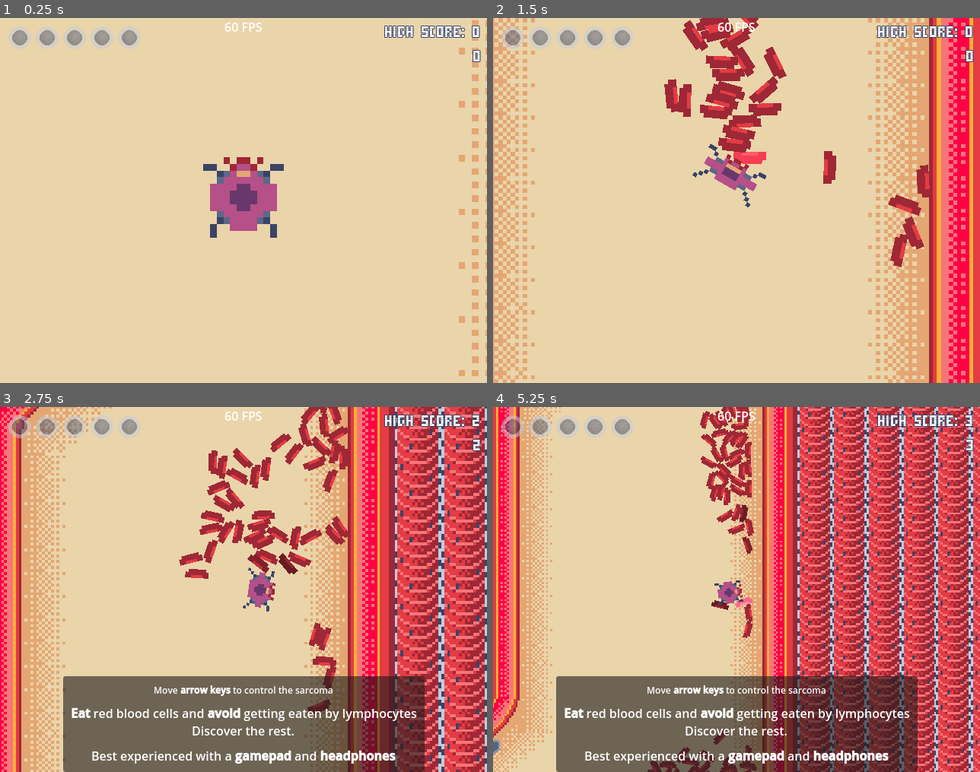
Above: before the commit, frames 1-4 (two rows, left to right).
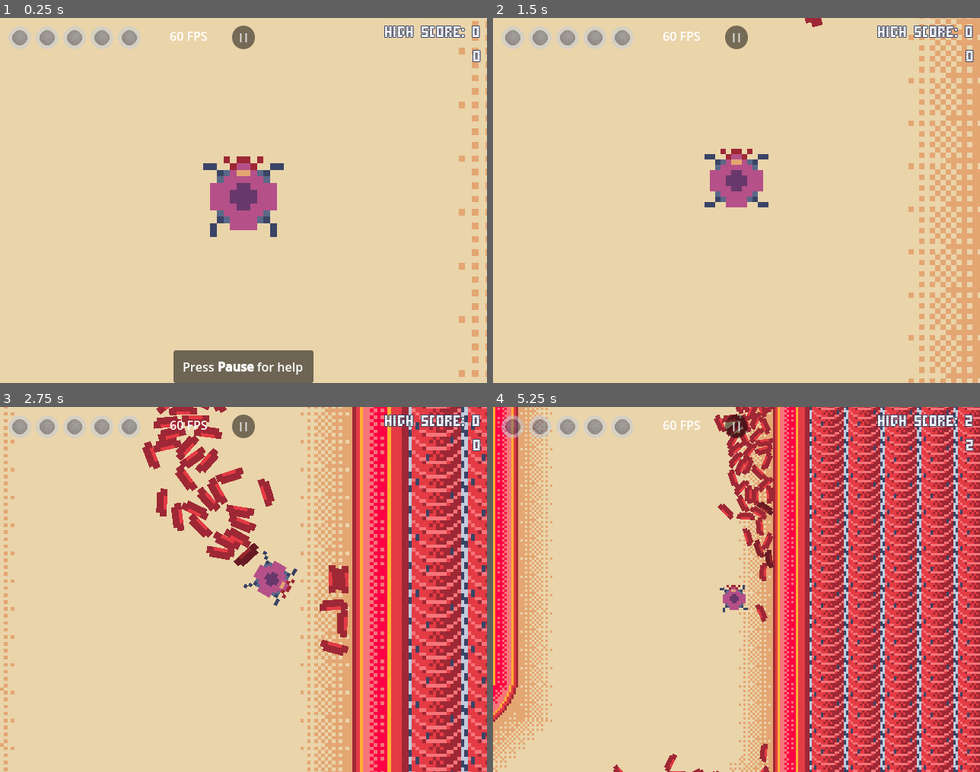
Above: after the commit, the same moments.

Repository: BertrandBordage/Bloody-Sarcoma
Game: Godot game, scene res://level_0.tscn
Two runs of this game, one before a commit and one after it. Both use one fixed random seed, a clock stepped at 60 frames per second and the inputs below. Sound files missing from this copy of the repository are replaced by a short silence.
Inputs (mouse positions are in pixels of both pictures, inside the frame that each line leads up to):
- Up to frame 1 (0.25 s): no input
- Up to frame 2 (1.5 s): click (736, 36) at 0.5 s, where only the run after the commit has a clickable "I I"; click (736, 178) at 1.25 s, where only the run after the commit has a clickable "Resume"
- Up to frame 3 (2.75 s): tap Enter at 2 s; move the mouse to (350, 571) at 2.02 s; hold Right (right) from 2.03 s (still down); tap Space (metastasize) at 2.1 s; click (350, 571) at 2.17 s
- Up to frame 4 (5.25 s): release Right (right) at 2.75 s; drag from (736, 691) to (770, 593) at 2.77 s; move the mouse to (785, 509) at 3.52 s; hold Right (right) 3.53-4.25 s; tap Space (metastasize) at 3.6, 5.1 s; click (785, 509) at 3.67 s; drag from (712, 662) to (736, 589) at 4.27 s; move the mouse to (882, 644) at 5.02 s; hold Left (left) from 5.03 s (still down); click (882, 644) at 5.17 s

The runs differ from the first frame. In frame 1, 3.3% of the frame differs, in the area x 35-100%, y 0-100%; in frame 2, 25%; in frame 3, 60%; in frame 4, 60%, in the area x 0-100%, y 0-100%.

Commit message:
Improves the UI and adds a touch pause button.

Diff:
--- a/Controls.gd
+++ /dev/null
@@ -1,15 +0,0 @@
-extends RichTextLabel
-
-func update_text():
-    var controller = "your mouse"
-    if PlayerData.use_gamepad:
-        controller = "your left joystick"
-    elif PlayerData.use_keyboard:
-        controller = "arrow keys"
-    elif PlayerData.use_touch:
-        controller = "your finger"
-    text = "[center][font_size=12]Move [b]%s[/b] to control the sarcoma[/font_size][/center]" % controller
-
-
-func _ready():
-    PlayerData.input_changed.connect(update_text)
--- a/Help.gd
+++ /dev/null
@@ -1,8 +0,0 @@
-extends CanvasLayer
-
-
-func _ready():
-    var tween: Tween = create_tween()
-    tween.tween_property(self, "offset:y", 0, 0.5).set_delay(2.0)
-    tween.tween_property(self, "offset:y", 200, 0.5).set_delay(10.0)
-    tween.tween_callback(queue_free)
--- /dev/null
+++ b/HelpNotification.gd
@@ -0,0 +1,7 @@
+extends CanvasLayer
+
+
+func _ready():
+    var tween: Tween = create_tween()
+    tween.tween_property(self, "offset:y", 50, 0.5).set_delay(7.0)
+    tween.tween_callback(queue_free)
--- a/autoload/SpawnedFlow.gd
+++ b/autoload/SpawnedFlow.gd
@@ -235,7 +235,7 @@
         body.apply_force(Heartbeat.blood_pressure * get_flow_direction(body))
 
 
-func _process(_delta):
+func _physics_process(_delta):
     visible_flow_paths = flow_paths.filter(
         func (flow_path: FlowPath): return flow_path.is_visible()
     )
--- a/autoload/Utils.gd
+++ b/autoload/Utils.gd
@@ -17,3 +17,14 @@
         + (1.0 - smoothing) * strength
         * Vector2.RIGHT.rotated(body.rotation).dot(direction)
     )
+
+
+func get_key_name(action_name: String, event_index_in_action: int = 0) -> String:
+    var event: InputEvent = InputMap.action_get_events(action_name)[event_index_in_action]
+    if not (event is InputEventKey):
+        return ""
+    return OS.get_keycode_string(
+        DisplayServer.keyboard_get_label_from_physical(
+            event.physical_keycode
+        )
+    )
--- a/playable_cell_cluster.gd
+++ b/playable_cell_cluster.gd
@@ -3,6 +3,7 @@
 const ACCELERATION = 2.0
 @export var pause_overlay_scene: PackedScene
 @export var game_over_scene: PackedScene
+var pause_overlay: CanvasLayer
 
 
 func _ready():
@@ -14,9 +15,19 @@
     PlayerData.initial_zoom_tween()
 
 
+func trigger_pause():
+    if pause_overlay:
+        pause_overlay.queue_free()
+    else:
+        if %HelpNotification:
+            %HelpNotification.queue_free()
+        pause_overlay = pause_overlay_scene.instantiate()
+        add_child(pause_overlay)
+
+
 func _input(event):
     if event is InputEventKey and event.is_action_pressed("pause"):
-        add_child(pause_overlay_scene.instantiate())
+        trigger_pause()
 
 
 func _process(_delta):
@@ -39,8 +50,6 @@
     SpawnedFlow.spawn_exclusion_global_position = %SpawnExclusionShape.global_position
     SpawnedFlow.spawn_exclusion_polygon = %SpawnExclusionShape.global_transform * %SpawnExclusionShape.polygon
 
-
-func _physics_process(_delta):
     var direction: Vector2
     # TODO: Improve touch controls.
     if PlayerData.use_mouse or PlayerData.use_touch:
--- a/playable_cell_cluster.tscn
+++ b/playable_cell_cluster.tscn
@@ -1,17 +1,12 @@
-[gd_scene load_steps=16 format=3 uid="uid://11qi1e3xb58u"]
+[gd_scene load_steps=11 format=3 uid="uid://11qi1e3xb58u"]
 
 [ext_resource type="Script" path="res://playable_cell_cluster.gd" id="1_0yc8o"]
 [ext_resource type="PackedScene" uid="uid://0irp083fvy7v" path="res://cancer_cell_cluster.tscn" id="2_h8kyo"]
-[ext_resource type="Script" path="res://ThreatLevel.gd" id="3_1fjrt"]
 [ext_resource type="Script" path="res://ThreatLevelCooldown.gd" id="3_21bpp"]
-[ext_resource type="Texture2D" uid="uid://bk0nq1hsqnn5r" path="res://sprites/lymphocyte.png" id="3_obfec"]
 [ext_resource type="AudioStream" uid="uid://b4flvaln2as1g" path="res://sounds/background_noise.wav" id="3_owkcr"]
-[ext_resource type="Script" path="res://Help.gd" id="3_pwehu"]
-[ext_resource type="PackedScene" uid="uid://dawsk28a6rcs6" path="res://utils/fps.tscn" id="4_5xils"]
-[ext_resource type="Script" path="res://Score.gd" id="7_4hjp6"]
-[ext_resource type="FontFile" uid="uid://hnxgeipnqeuo" path="res://fonts/Micro5-Regular.ttf" id="7_rckg4"]
+[ext_resource type="Script" path="res://HelpNotification.gd" id="3_pwehu"]
+[ext_resource type="PackedScene" uid="uid://0ufhn1vj785r" path="res://ui/overlay.tscn" id="7_wvqnc"]
 [ext_resource type="Script" path="res://MetastasizeButton.gd" id="10_sccpc"]
-[ext_resource type="Script" path="res://Controls.gd" id="12_ek127"]
 [ext_resource type="PackedScene" uid="uid://cr2jltd2x05do" path="res://ui/pause_overlay.tscn" id="13_yk1py"]
 [ext_resource type="PackedScene" uid="uid://bdje3lr1njbve" path="res://ui/game_over.tscn" id="14_jw6rb"]
 
@@ -61,75 +56,11 @@
 one_shot = true
 script = ExtResource("3_21bpp")
 
-[node name="Overlay" type="CanvasLayer" parent="."]
+[node name="SaveTimer" type="Timer" parent="."]
+wait_time = 60.0
+autostart = true
 
-[node name="MarginContainer" type="MarginContainer" parent="Overlay"]
-offset_right = 40.0
-offset_bottom = 40.0
-theme_override_constants/margin_left = 10
-theme_override_constants/margin_top = 10
-
-[node name="ThreatLevel" type="HBoxContainer" parent="Overlay/MarginContainer"]
-layout_mode = 2
-script = ExtResource("3_1fjrt")
-
-[node name="TextureRect" type="TextureRect" parent="Overlay/MarginContainer/ThreatLevel"]
-modulate = Color(1, 1, 1, 0.498039)
-layout_mode = 2
-texture = ExtResource("3_obfec")
-stretch_mode = 5
-
-[node name="TextureRect2" type="TextureRect" parent="Overlay/MarginContainer/ThreatLevel"]
-modulate = Color(1, 1, 1, 0.498039)
-layout_mode = 2
-texture = ExtResource("3_obfec")
-stretch_mode = 5
-
-[node name="TextureRect3" type="TextureRect" parent="Overlay/MarginContainer/ThreatLevel"]
-modulate = Color(1, 1, 1, 0.498039)
-layout_mode = 2
-texture = ExtResource("3_obfec")
-stretch_mode = 5
-
-[node name="TextureRect4" type="TextureRect" parent="Overlay/MarginContainer/ThreatLevel"]
-modulate = Color(1, 1, 1, 0.498039)
-layout_mode = 2
-texture = ExtResource("3_obfec")
-stretch_mode = 5
-
-[node name="TextureRect5" type="TextureRect" parent="Overlay/MarginContainer/ThreatLevel"]
-modulate = Color(1, 1, 1, 0.498039)
-layout_mode = 2
-texture = ExtResource("3_obfec")
-stretch_mode = 5
-
-[node name="Score" type="Label" parent="Overlay"]
-offset_left = 376.0
-offset_top = 2.0
-offset_right = 633.0
-offset_bottom = 67.0
-theme_override_colors/font_outline_color = Color(0.227451, 0.266667, 0.4, 1)
-theme_override_constants/outline_size = 4
-theme_override_constants/line_spacing = 0
-theme_override_fonts/font = ExtResource("7_rckg4")
-theme_override_font_sizes/font_size = 31
-text = "HIGH SCORE: 1234567
-1234567"
-horizontal_alignment = 2
-script = ExtResource("7_4hjp6")
-
-[node name="FPS" parent="Overlay" instance=ExtResource("4_5xils")]
-process_mode = 3
-anchors_preset = 5
-anchor_left = 0.5
-anchor_right = 0.5
-offset_left = -32.0
-offset_top = 0.0
-offset_right = 32.0
-offset_bottom = 24.0
-grow_horizontal = 2
-text = "?? FPS"
-horizontal_alignment = 1
+[node name="Overlay" parent="." instance=ExtResource("7_wvqnc")]
 
 [node name="MetastasizeUI" type="CanvasLayer" parent="."]
 unique_name_in_owner = true
@@ -167,59 +98,36 @@
 text = "- 1 cell + 100 points"
 horizontal_alignment = 1
 
-[node name="Help" type="CanvasLayer" parent="."]
-offset = Vector2(0, 200)
-transform = Transform2D(1, 0, 0, 1, 0, 200)
+[node name="HelpNotification" type="CanvasLayer" parent="."]
+unique_name_in_owner = true
 script = ExtResource("3_pwehu")
 
-[node name="PanelContainer" type="PanelContainer" parent="Help"]
+[node name="PanelContainer" type="PanelContainer" parent="HelpNotification"]
 anchors_preset = 7
 anchor_left = 0.5
 anchor_top = 1.0
 anchor_right = 0.5
 anchor_bottom = 1.0
-offset_left = -237.5
-offset_top = -60.0
-offset_right = 237.5
+offset_left = -92.0
+offset_top = -43.0
+offset_right = 92.0
 grow_horizontal = 2
 grow_vertical = 0
 
-[node name="MarginContainer" type="MarginContainer" parent="Help/PanelContainer"]
+[node name="MarginContainer" type="MarginContainer" parent="HelpNotification/PanelContainer"]
 layout_mode = 2
 theme_override_constants/margin_left = 10
 theme_override_constants/margin_top = 10
 theme_override_constants/margin_right = 10
 theme_override_constants/margin_bottom = 10
 
-[node name="VBoxContainer" type="VBoxContainer" parent="Help/PanelContainer/MarginContainer"]
-layout_mode = 2
-theme_override_constants/separation = 10
-
-[node name="Controls" type="RichTextLabel" parent="Help/PanelContainer/MarginContainer/VBoxContainer"]
+[node name="PauseForHelp" type="RichTextLabel" parent="HelpNotification/PanelContainer/MarginContainer"]
 layout_mode = 2
 bbcode_enabled = true
-text = "[center][font_size=12]Move your [b]mouse[/b] to control the sarcoma[/font_size][/center]"
+text = "[center]Press [b]Pause[/b] for help[/center]"
 fit_content = true
-script = ExtResource("12_ek127")
-
-[node name="RichTextLabel" type="RichTextLabel" parent="Help/PanelContainer/MarginContainer/VBoxContainer"]
-layout_mode = 2
-bbcode_enabled = true
-text = "[center][b]Eat[/b] red blood cells and [b]avoid[/b] getting eaten by lymphocytes
-Discover the rest.[/center]"
-fit_content = true
-
-[node name="BestExperience" type="RichTextLabel" parent="Help/PanelContainer/MarginContainer/VBoxContainer"]
-layout_mode = 2
-bbcode_enabled = true
-text = "[center]Best experienced with a [b]gamepad[/b] and [b]headphones[/b][/center]"
-fit_content = true
-
-[node name="SaveTimer" type="Timer" parent="."]
-wait_time = 60.0
-autostart = true
 
 [connection signal="body_exited" from="Camera2D/LoadedArea" to="." method="_on_loaded_area_body_exited"]
 [connection signal="timeout" from="ThreatLevelCooldown" to="ThreatLevelCooldown" method="_on_timeout"]
+[connection signal="timeout" from="SaveTimer" to="." method="_on_save_timer_timeout"]
 [connection signal="pressed" from="MetastasizeUI/MarginContainer/VBoxContainer/MetastasizeButton" to="." method="_on_metastasize_button_pressed"]
-[connection signal="timeout" from="SaveTimer" to="." method="_on_save_timer_timeout"]
--- a/ui/help_panel.gd
+++ b/ui/help_panel.gd
@@ -6,6 +6,13 @@
 
 func _ready():
     %CloseButton.grab_focus()
+    %Controls.text = "Controls
+[font_size=12px]Gamepad left joystick [font_size=9px]or[/font_size] move mouse/finger around cluster [font_size=9px]or[/font_size] arrow keys [font_size=9px]or[/font_size] %s%s%s%s keys.[/font_size]" % [
+    Utils.get_key_name("up", 2),
+    Utils.get_key_name("left", 2),
+    Utils.get_key_name("down", 2),
+    Utils.get_key_name("right", 2),
+]
 
 
 func _on_close_button_pressed():
--- a/ui/help_panel.tscn
+++ b/ui/help_panel.tscn
@@ -79,10 +79,12 @@
 layout_mode = 2
 
 [node name="Controls" type="RichTextLabel" parent="MarginContainer/VBoxContainer/ScrollContainer/VBoxContainer"]
+unique_name_in_owner = true
 layout_mode = 2
 bbcode_enabled = true
 text = "Controls
-[font_size=12px]Gamepad left joystick [font_size=9px]or[/font_size] move mouse around cluster [font_size=9px]or[/font_size] arrow keys.[/font_size]"
+[font_size=12px]Gamepad left joystick [font_size=9px]or[/font_size] move mouse/finger around cluster
+[font_size=9px]or[/font_size] arrow keys [font_size=9px]or[/font_size] WASD keys.[/font_size]"
 fit_content = true
 
 [node name="Goal" type="RichTextLabel" parent="MarginContainer/VBoxContainer/ScrollContainer/VBoxContainer"]
--- /dev/null
+++ b/ui/overlay.gd
@@ -0,0 +1,5 @@
+extends CanvasLayer
+
+
+func _on_pause_button_pressed():
+    get_parent().trigger_pause()
--- /dev/null
+++ b/ui/overlay.tscn
@@ -0,0 +1,113 @@
+[gd_scene load_steps=9 format=3 uid="uid://0ufhn1vj785r"]
+
+[ext_resource type="Script" path="res://ui/overlay.gd" id="1_31ttu"]
+[ext_resource type="Script" path="res://ui/ThreatLevel.gd" id="1_k3fax"]
+[ext_resource type="Texture2D" uid="uid://bk0nq1hsqnn5r" path="res://sprites/lymphocyte.png" id="2_e6gl8"]
+[ext_resource type="FontFile" uid="uid://hnxgeipnqeuo" path="res://fonts/Micro5-Regular.ttf" id="3_mh5td"]
+[ext_resource type="Script" path="res://ui/Score.gd" id="4_st3ua"]
+[ext_resource type="PackedScene" uid="uid://dawsk28a6rcs6" path="res://utils/fps.tscn" id="5_3qrgs"]
+
+[sub_resource type="StyleBoxFlat" id="StyleBoxFlat_heduv"]
+bg_color = Color(0, 0, 0, 0.498039)
+corner_radius_top_left = 20
+corner_radius_top_right = 20
+corner_radius_bottom_right = 20
+corner_radius_bottom_left = 20
+
+[sub_resource type="StyleBoxFlat" id="StyleBoxFlat_5c6kg"]
+bg_color = Color(0, 0, 0, 0.745098)
+corner_radius_top_left = 20
+corner_radius_top_right = 20
+corner_radius_bottom_right = 20
+corner_radius_bottom_left = 20
+
+[node name="Overlay" type="CanvasLayer"]
+script = ExtResource("1_31ttu")
+
+[node name="MarginContainer" type="MarginContainer" parent="."]
+offset_right = 40.0
+offset_bottom = 40.0
+theme_override_constants/margin_left = 10
+theme_override_constants/margin_top = 10
+
+[node name="ThreatLevel" type="HBoxContainer" parent="MarginContainer"]
+layout_mode = 2
+script = ExtResource("1_k3fax")
+
+[node name="TextureRect" type="TextureRect" parent="MarginContainer/ThreatLevel"]
+modulate = Color(1, 1, 1, 0.498039)
+layout_mode = 2
+texture = ExtResource("2_e6gl8")
+stretch_mode = 5
+
+[node name="TextureRect2" type="TextureRect" parent="MarginContainer/ThreatLevel"]
+modulate = Color(1, 1, 1, 0.498039)
+layout_mode = 2
+texture = ExtResource("2_e6gl8")
+stretch_mode = 5
+
+[node name="TextureRect3" type="TextureRect" parent="MarginContainer/ThreatLevel"]
+modulate = Color(1, 1, 1, 0.498039)
+layout_mode = 2
+texture = ExtResource("2_e6gl8")
+stretch_mode = 5
+
+[node name="TextureRect4" type="TextureRect" parent="MarginContainer/ThreatLevel"]
+modulate = Color(1, 1, 1, 0.498039)
+layout_mode = 2
+texture = ExtResource("2_e6gl8")
+stretch_mode = 5
+
+[node name="TextureRect5" type="TextureRect" parent="MarginContainer/ThreatLevel"]
+modulate = Color(1, 1, 1, 0.498039)
+layout_mode = 2
+texture = ExtResource("2_e6gl8")
+stretch_mode = 5
+
+[node name="Score" type="Label" parent="."]
+offset_left = 376.0
+offset_top = 2.0
+offset_right = 633.0
+offset_bottom = 67.0
+theme_override_colors/font_outline_color = Color(0.227451, 0.266667, 0.4, 1)
+theme_override_constants/outline_size = 4
+theme_override_constants/line_spacing = 0
+theme_override_fonts/font = ExtResource("3_mh5td")
+theme_override_font_sizes/font_size = 31
+text = "HIGH SCORE: 1234567
+1234567"
+horizontal_alignment = 2
+script = ExtResource("4_st3ua")
+
+[node name="FPS" parent="." instance=ExtResource("5_3qrgs")]
+process_mode = 3
+anchors_preset = 5
+anchor_left = 0.5
+anchor_right = 0.5
+offset_left = -104.0
+offset_top = 8.0
+offset_right = -40.0
+offset_bottom = 40.0
+grow_horizontal = 2
+text = "?? FPS"
+horizontal_alignment = 1
+vertical_alignment = 1
+
+[node name="PauseButton" type="Button" parent="."]
+process_mode = 3
+anchors_preset = 5
+anchor_left = 0.5
+anchor_right = 0.5
+offset_left = -15.0
+offset_top = 10.0
+offset_right = 15.0
+offset_bottom = 41.0
+grow_horizontal = 2
+theme_override_styles/normal = SubResource("StyleBoxFlat_heduv")
+theme_override_styles/hover = SubResource("StyleBoxFlat_5c6kg")
+theme_override_styles/pressed = SubResource("StyleBoxFlat_heduv")
+theme_override_styles/disabled = SubResource("StyleBoxFlat_heduv")
+theme_override_styles/focus = SubResource("StyleBoxFlat_heduv")
+text = "I I"
+
+[connection signal="pressed" from="PauseButton" to="." method="_on_pause_button_pressed"]
--- a/ui/pause_overlay.gd
+++ b/ui/pause_overlay.gd
@@ -9,25 +9,22 @@
     %ResumeButton.grab_focus()
 
 
-func unpause():
+func _exit_tree():
+    get_parent().pause_overlay = null
     get_tree().paused = false
-    queue_free()
 
 
 func _input(event):
     if event is InputEventKey and event.is_action_pressed("pause"):
-        # We defer the pause to prevent the game
-        # from triggering pause again when we unpause with ESC.
-        await get_tree().create_timer(0.01).timeout
-        unpause()
+        queue_free()
 
 
 func _on_resume_button_pressed():
-    unpause()
+    queue_free()
 
 
 func _on_restart_button_pressed():
-    unpause()
+    queue_free()
     PlayerData.restart()
 
 
--- a/utils/fps.tscn
+++ b/utils/fps.tscn
@@ -1,6 +1,6 @@
 [gd_scene load_steps=2 format=3 uid="uid://dawsk28a6rcs6"]
 
-[ext_resource type="Script" path="res://FPS.gd" id="1_ffgtu"]
+[ext_resource type="Script" path="res://ui/FPS.gd" id="1_ffgtu"]
 
 [node name="FPS" type="Label"]
 offset_left = 48.0
Renamed: FPS.gd -> ui/FPS.gd
Renamed: Score.gd -> ui/Score.gd
Renamed: ThreatLevel.gd -> ui/ThreatLevel.gd
